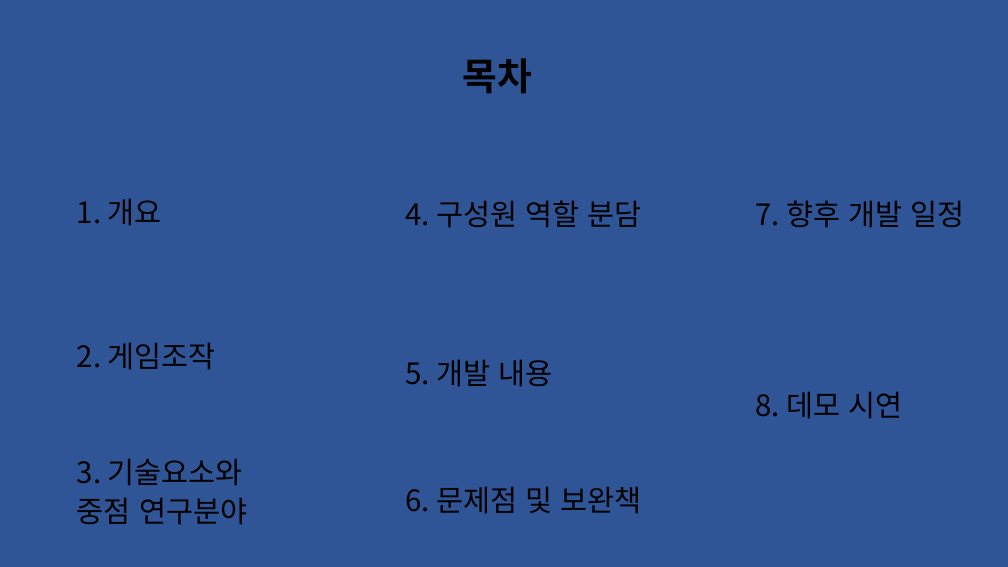
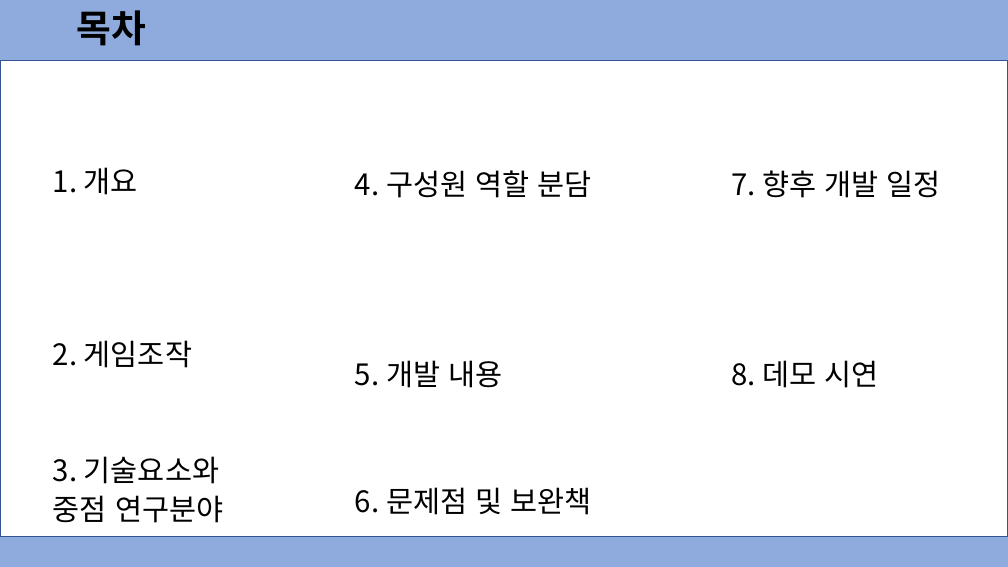
Before and after one commit to dmsdn16/kpu_projects, a slide deck: slide 2 of 2022 졸업작품 중간발표(은우 추가).pptx. Drawn at 1008x567 pixels with LibreOffice and Linux fonts; fonts in the diff are those of the drawing. Boxes give left, top, right and bottom in pixels: in the first picture for what was removed or moved away, otherwise in the second. Text is boxed around its words. In the diff, an @@ line names an element or a change of style, - is before the commit and + after.

```diff
--- a/2022 졸업작품 중간발표(은우 추가).pptx
+++ b/2022 졸업작품 중간발표(은우 추가).pptx
@@ background #2F5597 to #8FAADC @@
@@ text "목차": place and size @@
-text "목차" at [462, 58, 532, 94]
+text "목차" at [77, 10, 147, 46]
@@ rectangle added at [0, 60, 1008, 537], fill #FFFFFF, outline #325491 1 pt @@
@@ text "1. 개요" rewrapped from [77, 198, 247, 525] to [53, 167, 223, 523] @@
@@ text "4. 구성원 역할 분담" rewrapped from [405, 200, 642, 514] to [355, 170, 591, 515] @@
@@ text "7. 향후 개발 일정": place and size @@
-text "7. 향후 개발 일정" at [755, 200, 965, 419]
+text "7. 향후 개발 일정" at [731, 170, 941, 388]
```
Also in this commit, not shown: 9 other slides changed, 3 slides added.
